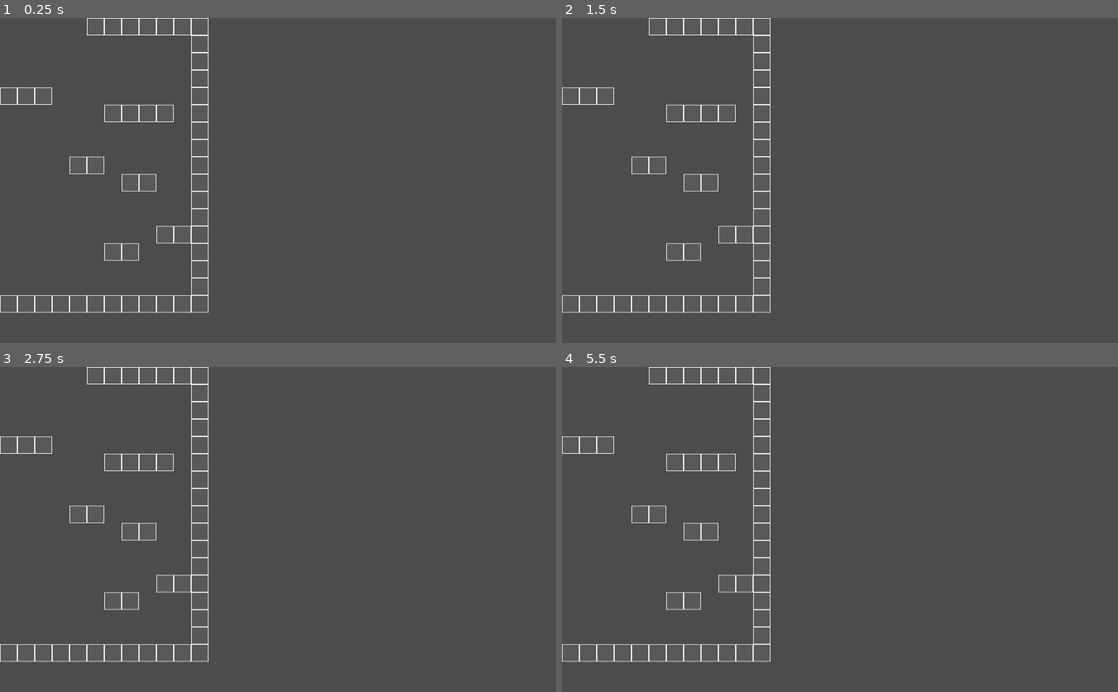
Above: before the commit, frames 1-4 (two rows, left to right).
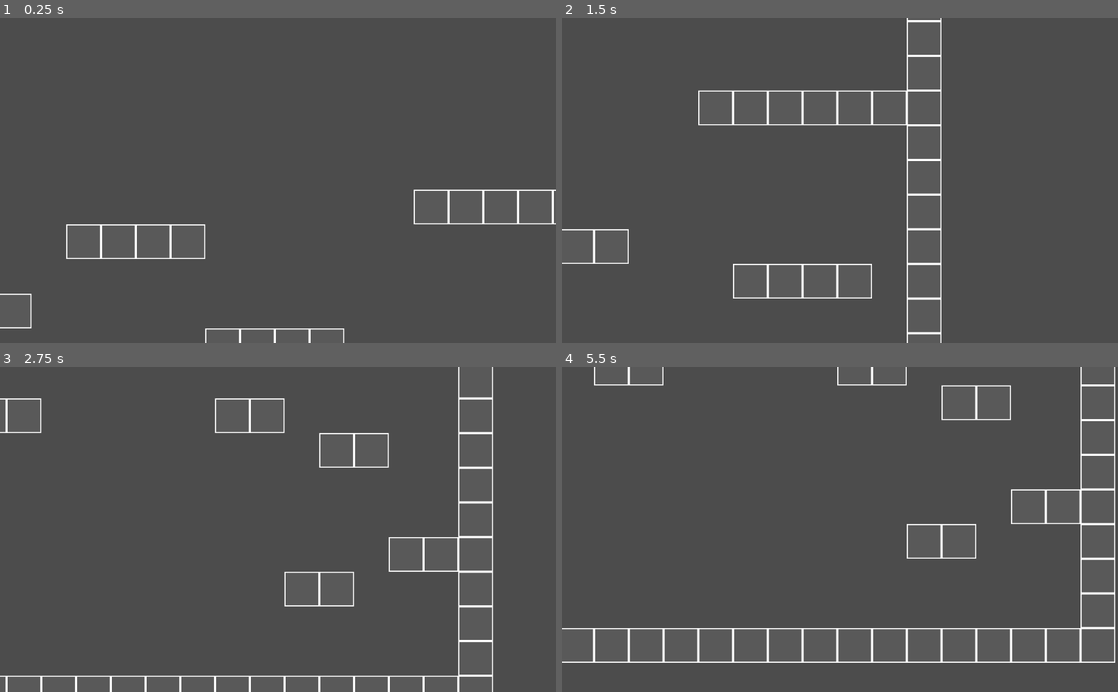
Above: after the commit, the same moments.

Repository: Syndicist/Project_Rose_Mu
Game: Godot game, scene res://Scenes/Test_Scene.tscn
The game is run twice, just before and just after one commit, with the same random seed, the same clock (stepped at 60 frames per second) and the same inputs. Before the commit the project has no main scene; this scene is started directly in both runs.
Inputs:
- Up to frame 1 (0.25 s): no input
- Up to frame 2 (1.5 s): hold Right (right, bound only after the commit) from 0.53 s (still down); tap 1 (attack, bound only after the commit) at 0.6 s; tap Space (jump, bound only after the commit) at 0.77, 1.07 s; tap 2 (bash, bound only after the commit) at 0.8, 1.35 s
- Up to frame 3 (2.75 s): tap Space (jump, bound only after the commit) at 1.52, 1.82 s; tap 3 (pierce, bound only after the commit) at 1.55, 2.1 s; release Right (right, bound only after the commit) at 2.03 s; hold Left (left, bound only after the commit) from 2.03 s (still down); hold F (special, bound only after the commit) from 2.03 s (still down)
- Up to frame 4 (5.5 s): release Left (left, bound only after the commit) at 2.78 s; release F (special, bound only after the commit) at 2.78 s; hold Right (right, bound only after the commit) 2.78-4.28 s; tap F (special, bound only after the commit) at 2.85 s; tap Space (jump, bound only after the commit) at 3.02, 3.05, 3.32, 4.52, 4.82 s; hold Space (jump, bound only after the commit) 3.53-4.28 s; tap 1 (attack, bound only after the commit) at 3.8, 4.35 s; tap Enter at 4.25 s; hold Left (left, bound only after the commit) 4.28-5.03 s; tap 2 (bash, bound only after the commit) at 4.55, 5.1 s; hold Right (right, bound only after the commit) from 5.03 s (still down); tap 3 (pierce, bound only after the commit) at 5.3 s

The runs differ from the first frame. In frame 1, 2.6% of the frame differs, in the area x 0-100%, y 0-100%; in frame 2, 3.6%; in frame 3, 4.2%; in frame 4, 4.6%, in the area x 0-100%, y 0-92%.

Commit message:
state machine

Diff:
--- /dev/null
+++ b/Objects/Actors/Player/Rose/Attack_State.gd
@@ -0,0 +1,107 @@
+extends "./State.gd"
+
+var combo_step = 0;
+var first_attack = 'nil';
+var second_attack = 'nil';
+var third_attack = 'nil';
+var combo_attack = 'nil';
+var current_attack = 'nil';
+var pierce_enabled = false;
+var bash_enabled = false;
+var start = false;
+var mid = false;
+var special = "";
+
+func enter():
+	host.state = 'attack';
+	$InterruptTimer.wait_time = 1;
+	$InterruptTimer.start();
+	handleInput(Input);
+	pass;
+
+func handleInput(event):
+	if(!$InterruptTimer.is_stopped()):
+		if(event.is_action_pressed("special")):
+			special = "Special";
+		else:
+			special = "";
+		if(event.is_action_just_pressed("attack")):
+			if(event.is_action_just_pressed("slash")):
+				current_attack = 'X';
+			elif(event.is_action_just_pressed("bash") && bash_enabled):
+				current_attack = 'B';
+			elif(event.is_action_just_pressed("pierce") && pierce_enabled):
+				current_attack = 'Y';
+
+			if(current_attack != 'nil'):
+				$InterruptTimer.stop()
+				start = true;
+				combo_step += 1;
+		elif(host.is_on_floor()):
+			if(event.is_action_pressed("left") ||
+			event.is_action_pressed("right") ||
+			event.is_action_pressed("jump") ||
+			event.is_action_pressed("down") ):
+				exit('move_on_ground');
+		else:
+			if(event.is_action_pressed("left") || event.is_action_pressed("right")):
+				exit('move_in_air');
+	pass;
+
+func execute(delta):
+	attack();
+	if(host.is_on_floor() && !mid):
+		host.hspd = 0;
+	if(!start && !mid && $InterruptTimer.is_stopped()):
+		if(host.is_on_floor()):
+			exit('move_on_ground');
+		else:
+			exit('move_in_air');
+		return;
+	pass;
+
+func exit(state):
+	$InterruptTimer.stop();
+	combo_step = 0;
+	first_attack = 'nil';
+	second_attack = 'nil';
+	third_attack = 'nil';
+	combo_attack = 'nil';
+	current_attack = 'nil';
+	start = false;
+	special = "";
+	#$CooldownTimer.wait_time = .35;
+	#$CooldownTimer.start();
+	.exit(state);
+	pass;
+
+func attack():
+	if(current_attack != 'nil'):
+		match(combo_step):
+			1:
+				first_attack = current_attack;
+				combo_attack = first_attack;
+			2:
+				second_attack = first_attack + current_attack;
+				combo_attack = second_attack;
+			3:
+				third_attack = second_attack + current_attack;
+				combo_attack = third_attack;
+			4:
+				if(host.is_on_floor()):
+					exit('move_on_ground');
+				else:
+					exit('move_in_air');
+				return;
+		if ((combo_step in [1,2,3]) && start):
+			print(special + combo_attack);
+			start = false;
+			mid = true;
+			var path = "res://Objects/Actors/Player/Rose/Attacks/" + special + combo_attack + "Attack.tscn"
+			special = ""
+			current_attack = 'nil';
+			var effect = load(path).instance();
+			effect.host = host;
+			effect.attack_state = self;
+			host.add_child(effect);
+	pass;
--- /dev/null
+++ b/Objects/Actors/Player/Rose/Attacks/Attack.gd
@@ -0,0 +1,19 @@
+extends Node2D
+
+var host;
+var attack_state;
+
+export(float) var wait = .1;
+func _ready():
+	$AttackTimer.wait_time = wait;
+	$AttackTimer.start();
+	host.hspd = 500 * host.Direction;
+	pass;
+
+func _on_AttackTimer_timeout():
+	queue_free();
+	host.hspd = 0;
+	attack_state.get_node("InterruptTimer").wait_time = 1;
+	attack_state.get_node("InterruptTimer").start();
+	attack_state.mid = false;
+	pass;
--- /dev/null
+++ b/Objects/Actors/Player/Rose/Attacks/Attack.tscn
@@ -0,0 +1,24 @@
+[gd_scene load_steps=2 format=2]
+
+[ext_resource path="res://Objects/Actors/Player/Rose/Attacks/Attack.gd" type="Script" id=1]
+
+[node name="Attack" type="Area2D" index="0"]
+
+input_pickable = true
+gravity_vec = Vector2( 0, 1 )
+gravity = 98.0
+linear_damp = 0.1
+angular_damp = 1.0
+audio_bus_override = false
+audio_bus_name = "Master"
+script = ExtResource( 1 )
+wait = 0.3
+
+[node name="AttackTimer" type="Timer" parent="." index="0"]
+
+process_mode = 1
+wait_time = 1.0
+one_shot = true
+autostart = false
+
+[connection signal="timeout" from="AttackTimer" to="." method="_on_AttackTimer_timeout"]
--- /dev/null
+++ b/Objects/Actors/Player/Rose/Attacks/SpecialXAttack.tscn
@@ -0,0 +1,29 @@
+[gd_scene load_steps=2 format=2]
+
+[ext_resource path="res://Objects/Actors/Player/Rose/Attacks/Attack.gd" type="Script" id=1]
+
+[node name="SpecialXAttack" type="Area2D"]
+
+input_pickable = true
+gravity_vec = Vector2( 0, 1 )
+gravity = 98.0
+linear_damp = 0.1
+angular_damp = 1.0
+audio_bus_override = false
+audio_bus_name = "Master"
+script = ExtResource( 1 )
+wait = 0.1
+
+[node name="AttackTimer" type="Timer" parent="." index="0"]
+
+process_mode = 1
+wait_time = 1.0
+one_shot = true
+autostart = false
+
+[node name="CollisionPolygon2D" type="CollisionPolygon2D" parent="." index="1"]
+
+build_mode = 0
+polygon = PoolVector2Array( 157.693, -9.95541, -142.859, -9.95541, 23.2997, 11.2217 )
+
+[connection signal="timeout" from="AttackTimer" to="." method="_on_AttackTimer_timeout"]
--- /dev/null
+++ b/Objects/Actors/Player/Rose/Attacks/SpecialXXAttack.tscn
@@ -0,0 +1,29 @@
+[gd_scene load_steps=2 format=2]
+
+[ext_resource path="res://Objects/Actors/Player/Rose/Attacks/Attack.gd" type="Script" id=1]
+
+[node name="SpecialXAttack" type="Area2D"]
+
+input_pickable = true
+gravity_vec = Vector2( 0, 1 )
+gravity = 98.0
+linear_damp = 0.1
+angular_damp = 1.0
+audio_bus_override = false
+audio_bus_name = "Master"
+script = ExtResource( 1 )
+wait = 1
+
+[node name="AttackTimer" type="Timer" parent="." index="0"]
+
+process_mode = 1
+wait_time = 1.0
+one_shot = true
+autostart = false
+
+[node name="CollisionPolygon2D" type="CollisionPolygon2D" parent="." index="1"]
+
+build_mode = 0
+polygon = PoolVector2Array( 157.693, -9.95541, -142.859, -9.95541, 23.2997, 11.2217 )
+
+[connection signal="timeout" from="AttackTimer" to="." method="_on_AttackTimer_timeout"]
--- /dev/null
+++ b/Objects/Actors/Player/Rose/Attacks/SpecialXXXAttack.tscn
@@ -0,0 +1,29 @@
+[gd_scene load_steps=2 format=2]
+
+[ext_resource path="res://Objects/Actors/Player/Rose/Attacks/Attack.gd" type="Script" id=1]
+
+[node name="SpecialXAttack" type="Area2D"]
+
+input_pickable = true
+gravity_vec = Vector2( 0, 1 )
+gravity = 98.0
+linear_damp = 0.1
+angular_damp = 1.0
+audio_bus_override = false
+audio_bus_name = "Master"
+script = ExtResource( 1 )
+wait = 1
+
+[node name="AttackTimer" type="Timer" parent="." index="0"]
+
+process_mode = 1
+wait_time = 1.0
+one_shot = true
+autostart = false
+
+[node name="CollisionPolygon2D" type="CollisionPolygon2D" parent="." index="1"]
+
+build_mode = 0
+polygon = PoolVector2Array( 157.693, -9.95541, -142.859, -9.95541, 23.2997, 11.2217 )
+
+[connection signal="timeout" from="AttackTimer" to="." method="_on_AttackTimer_timeout"]
--- /dev/null
+++ b/Objects/Actors/Player/Rose/Attacks/XAttack.tscn
@@ -0,0 +1,12 @@
+[gd_scene load_steps=2 format=2]
+
+[ext_resource path="res://Objects/Actors/Player/Rose/Attacks/Attack.tscn" type="PackedScene" id=1]
+
+[node name="XAttack" instance=ExtResource( 1 )]
+
+wait = 0.1
+
+[node name="CollisionPolygon2D" type="CollisionPolygon2D" parent="." index="1"]
+
+build_mode = 0
+polygon = PoolVector2Array( -35.9386, 0.245544, 66.2281, -10.3692, 27.7497, 14.1774 )
--- /dev/null
+++ b/Objects/Actors/Player/Rose/Attacks/XXAttack.tscn
@@ -0,0 +1,12 @@
+[gd_scene load_steps=2 format=2]
+
+[ext_resource path="res://Objects/Actors/Player/Rose/Attacks/Attack.tscn" type="PackedScene" id=1]
+
+[node name="XXAttack" instance=ExtResource( 1 )]
+
+wait = 0.1
+
+[node name="CollisionPolygon2D" type="CollisionPolygon2D" parent="." index="1"]
+
+build_mode = 0
+polygon = PoolVector2Array( 34.0862, -8.48608, -67.4169, -5.83241, -2.40182, 14.7336 )
--- /dev/null
+++ b/Objects/Actors/Player/Rose/Attacks/XXXAttack.tscn
@@ -0,0 +1,12 @@
+[gd_scene load_steps=2 format=2]
+
+[ext_resource path="res://Objects/Actors/Player/Rose/Attacks/Attack.tscn" type="PackedScene" id=1]
+
+[node name="XXXAttack" instance=ExtResource( 1 )]
+
+wait = 0.1
+
+[node name="CollisionPolygon2D" type="CollisionPolygon2D" parent="." index="1"]
+
+build_mode = 0
+polygon = PoolVector2Array( 70.6475, -13.2754, -114.363, -14.6357, -64.0294, 49.3018 )
--- /dev/null
+++ b/Objects/Actors/Player/Rose/Free_Motion_State.gd
@@ -0,0 +1,13 @@
+extends "./State.gd"
+
+func get_input_direction():
+	var input_direction = int(Input.is_action_pressed("right")) - int(Input.is_action_pressed("left"));
+	return input_direction;
+
+func update_look_direction(direction):
+	if(direction == 0):
+		return;
+	if(host.Direction != direction):
+		if(host.Direction != 0):
+			host.scale.x = host.scale.x * -1;
+		host.Direction = direction;
--- /dev/null
+++ b/Objects/Actors/Player/Rose/Move_In_Air_State.gd
@@ -0,0 +1,24 @@
+extends "./Free_Motion_State.gd"
+
+func enter():
+	host.state = 'move_in_air';
+	pass
+
+func handleInput(event):
+	if(event.is_action_just_pressed("attack")):
+		exit('attack');
+	pass
+
+func execute(delta):
+	var input_direction = get_input_direction();
+	update_look_direction(input_direction);
+	if(input_direction != 0):
+		host.hspd = host.mspd * host.Direction;
+	else:
+		host.hspd = 0;
+	if(host.is_on_floor()):
+		exit('move_on_ground');
+
+func exit(state):
+	.exit(state);
+	pass
--- /dev/null
+++ b/Objects/Actors/Player/Rose/Move_On_Ground_State.gd
@@ -0,0 +1,28 @@
+extends "./Free_Motion_State.gd"
+
+func enter():
+	host.state = 'move_on_ground';
+	handleInput(Input);
+	pass
+
+func handleInput(event):
+	if(event.is_action_just_pressed("attack")):
+		exit('attack');
+	if(event.is_action_just_pressed("jump")):
+		host.vspd = -host.jspd;
+		exit('move_in_air');
+	pass
+
+func execute(delta):
+	var input_direction = get_input_direction();
+	update_look_direction(input_direction);
+	if(input_direction != 0):
+		host.hspd = host.mspd * host.Direction;
+	else:
+		host.hspd = 0;
+	if(!host.is_on_floor()):
+		exit('move_in_air');
+
+func exit(state):
+	.exit(state);
+	pass
--- a/Objects/Actors/Player/Rose/Rose.tscn
+++ b/Objects/Actors/Player/Rose/Rose.tscn
@@ -1,19 +1,23 @@
-[gd_scene load_steps=3 format=2]
+[gd_scene load_steps=6 format=2]
 
 [ext_resource path="res://Objects/Actors/Player/Rose/Rose_Main_Script.gd" type="Script" id=1]
+[ext_resource path="res://Objects/Actors/Player/Rose/Move_On_Ground_State.gd" type="Script" id=2]
+[ext_resource path="res://Objects/Actors/Player/Rose/Move_In_Air_State.gd" type="Script" id=3]
+[ext_resource path="res://Objects/Actors/Player/Rose/Attack_State.gd" type="Script" id=4]
 
 [sub_resource type="RectangleShape2D" id=1]
 
 custom_solver_bias = 0.0
 extents = Vector2( 10, 20.9771 )
 
-[node name="KinematicBody2D" type="KinematicBody2D" index="0"]
+[node name="Rose" type="KinematicBody2D"]
 
 input_pickable = false
-collision_layer = 1
-collision_mask = 1
+collision_layer = 2
+collision_mask = 1024
 collision/safe_margin = 0.08
 script = ExtResource( 1 )
+_sections_unfolded = [ "Collision", "collision" ]
 
 [node name="CollisionShape2D" type="CollisionShape2D" parent="." index="0"]
 
@@ -23,7 +27,7 @@
 
 anchor_mode = 1
 rotating = false
-current = false
+current = true
 zoom = Vector2( 0.5, 0.5 )
 limit_left = -10000000
 limit_top = -10000000
@@ -46,27 +50,29 @@
 
 [node name="States" type="Node2D" parent="." index="2"]
 
-[node name="Camera2D" type="Camera2D" parent="States" index="0"]
+[node name="Move_On_Ground" type="Node2D" parent="States" index="0"]
 
-anchor_mode = 1
-rotating = false
-current = false
-zoom = Vector2( 1, 1 )
-limit_left = -10000000
-limit_top = -10000000
-limit_right = 10000000
-limit_bottom = 10000000
-limit_smoothed = false
-drag_margin_h_enabled = true
-drag_margin_v_enabled = true
-smoothing_enabled = false
-smoothing_speed = 5.0
-offset_v = 0.0
-offset_h = 0.0
-drag_margin_left = 0.2
-drag_margin_top = 0.2
-drag_margin_right = 0.2
-drag_margin_bottom = 0.2
-editor_draw_screen = true
-editor_draw_limits = false
-editor_draw_drag_margin = false
+script = ExtResource( 2 )
+
+[node name="Move_In_Air" type="Node2D" parent="States" index="1"]
+
+script = ExtResource( 3 )
+
+[node name="Attack" type="Node2D" parent="States" index="2"]
+
+script = ExtResource( 4 )
+_sections_unfolded = [ "Pause" ]
+
+[node name="InterruptTimer" type="Timer" parent="States/Attack" index="0"]
+
+process_mode = 1
+wait_time = 1.0
+one_shot = true
+autostart = false
+
+[node name="RayCast2D" type="RayCast2D" parent="." index="3"]
+
+enabled = false
+exclude_parent = true
+cast_to = Vector2( 50, 0 )
+collision_mask = 1
--- a/Objects/Actors/Player/Rose/Rose_Main_Script.gd
+++ b/Objects/Actors/Player/Rose/Rose_Main_Script.gd
@@ -1,23 +1,32 @@
 extends KinematicBody2D
+
+
 
 ###physics vars###
 var air_time = 0;
 var hspd = 0;
 var vspd = 0;
 var fspd = 0;
-var gravity = 0;
+var mspd = 350;
+var jspd = 500;
+var Direction = 1;
+var gravity = 1200;
 var velocity = Vector2(0,0);
-
+var floor_normal = Vector2(0,-1);
 ###states###
 #TODO: hurt_state
 onready var states = {
 	'move_on_ground' : $States/Move_On_Ground,
 	'move_in_air' : $States/Move_In_Air,
-	'attack' : $States/Attack,
+	'attack' : $States/Attack
 }
-var state;
+var state = 'move_on_ground';
 ###hitbox detection###
 #var targettableHitboxes = [];
+
+
+###camera control###
+onready var cam = get_node("Camera2D");
 
 func _ready():
 	$Camera2D.current = true;
@@ -25,6 +34,7 @@
 
 func _physics_process(delta):
 	#state machine
+	states[state].handleInput(Input);
 	states[state].execute(delta);
 
 	#count time in air
--- /dev/null
+++ b/Objects/Actors/Player/Rose/State.gd
@@ -0,0 +1,17 @@
+extends Node2D
+
+onready var host = get_parent().get_parent();
+
+func enter():
+	host.state = 'attack';
+	pass;
+
+func handleInput(event):
+	pass;
+
+func execute(delta):
+	pass;
+
+func exit(state):
+	host.states[state].enter();
+	pass;
--- a/Scenes/Test_Scene.tscn
+++ b/Scenes/Test_Scene.tscn
@@ -1,6 +1,7 @@
-[gd_scene load_steps=2 format=2]
+[gd_scene load_steps=3 format=2]
 
 [ext_resource path="res://Tilesets/Primitive_Tileset.tres" type="TileSet" id=1]
+[ext_resource path="res://Objects/Actors/Player/Rose/Rose.tscn" type="PackedScene" id=2]
 
 [node name="Test" type="Node2D"]
 
@@ -19,8 +20,12 @@
 collision_friction = 1.0
 collision_bounce = 0.0
 collision_layer = 1
-collision_mask = 1
+collision_mask = 2
 occluder_light_mask = 1
 format = 1
 tile_data = PoolIntArray( -262156, 0, 0, -327669, 0, 0, -196620, 0, 0, -262133, 0, 0, -131084, 0, 0, -196597, 0, 0, -65 …(1343 unchanged characters)…
-_sections_unfolded = [ "Cell" ]
+_sections_unfolded = [ "Cell", "Collision", "Occluder" ]
+
+[node name="Rose" parent="." index="1" instance=ExtResource( 2 )]
+
+position = Vector2( 34.8682, -13.585 )
--- a/project.godot
+++ b/project.godot
@@ -11,7 +11,58 @@
 [application]
 
 config/name="Project_Rose_μ"
+run/main_scene="res://Scenes/Test_Scene.tscn"
 config/icon="res://icon.png"
+
+[input]
+
+left=[ Object(InputEventKey,"resource_local_to_scene":false,"resource_name":"","device":0,"alt":false,"shift":false,"control":false,"meta":false,"command":false,"pressed":false,"scancode":16777231,"unicode":0,"echo":false,"script":null)
+, Object(InputEventKey,"resource_local_to_scene":false,"resource_name":"","device":0,"alt":false,"shift":false,"control":false,"meta":false,"command":false,"pressed":false,"scancode":65,"unicode":0,"echo":false,"script":null)
+, Object(InputEventJoypadButton,"resource_local_to_scene":false,"resource_name":"","device":0,"button_index":14,"pressure":0.0,"pressed":false,"script":null)
+, Object(InputEventJoypadMotion,"resource_local_to_scene":false,"resource_name":"","device":0,"axis":0,"axis_value":-1.0,"script":null)
+ ]
+right=[ Object(InputEventKey,"resource_local_to_scene":false,"resource_name":"","device":0,"alt":false,"shift":false,"control":false,"meta":false,"command":false,"pressed":false,"scancode":16777233,"unicode":0,"echo":false,"script":null)
+, Object(InputEventKey,"resource_local_to_scene":false,"resource_name":"","device":0,"alt":false,"shift":false,"control":false,"meta":false,"command":false,"pressed":false,"scancode":68,"unicode":0,"echo":false,"script":null)
+, Object(InputEventJoypadButton,"resource_local_to_scene":false,"resource_name":"","device":0,"button_index":15,"pressure":0.0,"pressed":false,"script":null)
+, Object(InputEventJoypadMotion,"resource_local_to_scene":false,"resource_name":"","device":0,"axis":0,"axis_value":1.0,"script":null)
+ ]
+up=[ Object(InputEventKey,"resource_local_to_scene":false,"resource_name":"","device":0,"alt":false,"shift":false,"control":false,"meta":false,"command":false,"pressed":false,"scancode":16777232,"unicode":0,"echo":false,"script":null)
+, Object(InputEventKey,"resource_local_to_scene":false,"resource_name":"","device":0,"alt":false,"shift":false,"control":false,"meta":false,"command":false,"pressed":false,"scancode":87,"unicode":0,"echo":false,"script":null)
+, Object(InputEventJoypadButton,"resource_local_to_scene":false,"resource_name":"","device":0,"button_index":12,"pressure":0.0,"pressed":false,"script":null)
+, Object(InputEventJoypadMotion,"resource_local_to_scene":false,"resource_name":"","device":0,"axis":1,"axis_value":-1.0,"script":null)
+ ]
+down=[ Object(InputEventKey,"resource_local_to_scene":false,"resource_name":"","device":0,"alt":false,"shift":false,"control":false,"meta":false,"command":false,"pressed":false,"scancode":16777232,"unicode":0,"echo":false,"script":null)
+, Object(InputEventKey,"resource_local_to_scene":false,"resource_name":"","device":0,"alt":false,"shift":false,"control":false,"meta":false,"command":false,"pressed":false,"scancode":87,"unicode":0,"echo":false,"script":null)
+, Object(InputEventJoypadButton,"resource_local_to_scene":false,"resource_name":"","device":0,"button_index":13,"pressure":0.0,"pressed":false,"script":null)
+, Object(InputEventJoypadMotion,"resource_local_to_scene":false,"resource_name":"","device":0,"axis":1,"axis_value":1.0,"script":null)
+ ]
+jump=[ Object(InputEventKey,"resource_local_to_scene":false,"resource_name":"","device":0,"alt":false,"shift":false,"control":false,"meta":false,"command":false,"pressed":false,"scancode":32,"unicode":0,"echo":false,"script":null)
+, Object(InputEventJoypadButton,"resource_local_to_scene":false,"resource_name":"","device":0,"button_index":0,"pressure":0.0,"pressed":false,"script":null)
+ ]
+attack=[ Object(InputEventJoypadButton,"resource_local_to_scene":false,"resource_name":"","device":0,"button_index":3,"pressure":0.0,"pressed":false,"script":null)
+, Object(InputEventJoypadButton,"resource_local_to_scene":false,"resource_name":"","device":0,"button_index":1,"pressure":0.0,"pressed":false,"script":null)
+, Object(InputEventJoypadButton,"resource_local_to_scene":false,"resource_name":"","device":0,"button_index":2,"pressure":0.0,"pressed":false,"script":null)
+, Object(InputEventKey,"resource_local_to_scene":false,"resource_name":"","device":0,"alt":false,"shift":false,"control":false,"meta":false,"command":false,"pressed":false,"scancode":49,"unicode":0,"echo":false,"script":null)
+, Object(InputEventKey,"resource_local_to_scene":false,"resource_name":"","device":0,"alt":false,"shift":false,"control":false,"meta":false,"command":false,"pressed":false,"scancode":50,"unicode":0,"echo":false,"script":null)
+, Object(InputEventKey,"resource_local_to_scene":false,"resource_name":"","device":0,"alt":false,"shift":false,"control":false,"meta":false,"command":false,"pressed":false,"scancode":51,"unicode":0,"echo":false,"script":null)
+ ]
+slash=[ Object(InputEventJoypadButton,"resource_local_to_scene":false,"resource_name":"","device":0,"button_index":2,"pressure":0.0,"pressed":false,"script":null)
+, Object(InputEventKey,"resource_local_to_scene":false,"resource_name":"","device":0,"alt":false,"shift":false,"control":false,"meta":false,"command":false,"pressed":false,"scancode":49,"unicode":0,"echo":false,"script":null)
+ ]
+bash=[ Object(InputEventKey,"resource_local_to_scene":false,"resource_name":"","device":0,"alt":false,"shift":false,"control":false,"meta":false,"command":false,"pressed":false,"scancode":50,"unicode":0,"echo":false,"script":null)
+, Object(InputEventJoypadButton,"resource_local_to_scene":false,"resource_name":"","device":0,"button_index":1,"pressure":0.0,"pressed":false,"script":null)
+ ]
+pierce=[ Object(InputEventJoypadButton,"resource_local_to_scene":false,"resource_name":"","device":0,"button_index":3,"pressure":0.0,"pressed":false,"script":null)
+, Object(InputEventKey,"resource_local_to_scene":false,"resource_name":"","device":0,"alt":false,"shift":false,"control":false,"meta":false,"command":false,"pressed":false,"scancode":51,"unicode":0,"echo":false,"script":null)
+ ]
+special=[ Object(InputEventJoypadButton,"resource_local_to_scene":false,"resource_name":"","device":0,"button_index":8,"pressure":0.0,"pressed":false,"script":null)
+, Object(InputEventKey,"resource_local_to_scene":false,"resource_name":"","device":0,"alt":false,"shift":false,"control":false,"meta":false,"command":false,"pressed":false,"scancode":70,"unicode":0,"echo":false,"script":null)
+ ]
+
+[layer_names]
+
+2d_physics/layer_1="Floors And Walls"
+2d_physics/layer_2="Player"
 
 [rendering]
 
